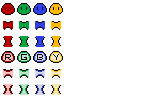
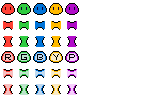
Before/after of a (160, 96) layered artwork. What changed in the layer stack:
painted on "Layer" over [2, 3, 79, 95]
